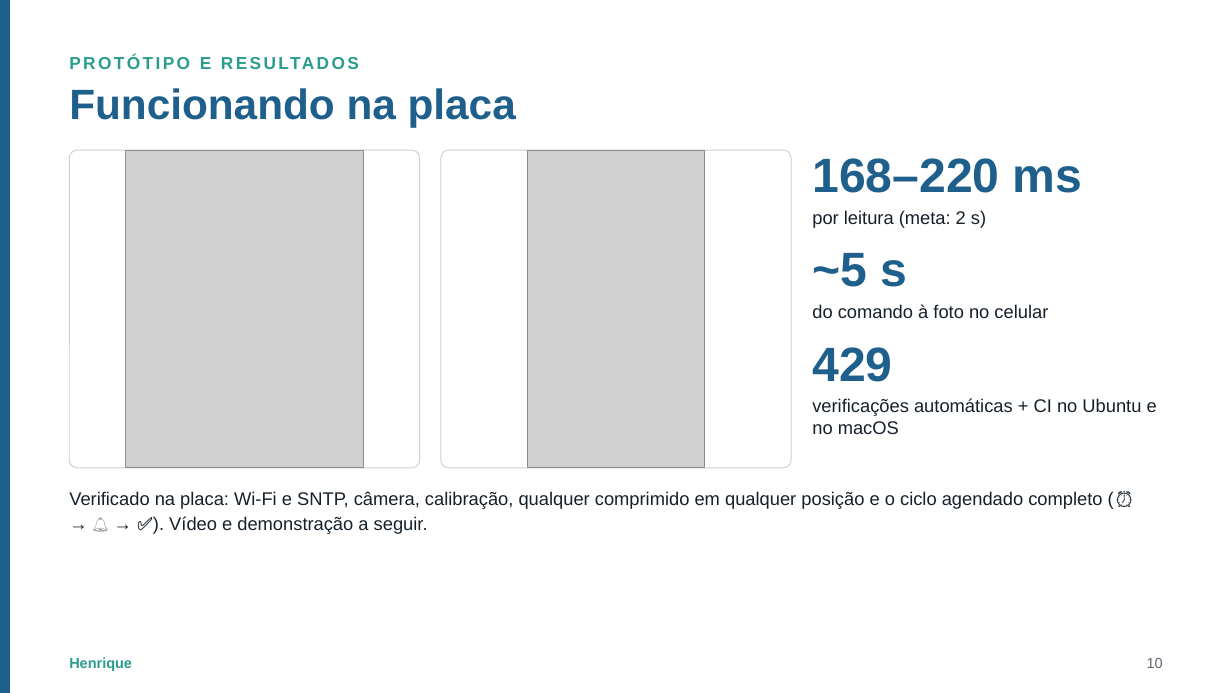
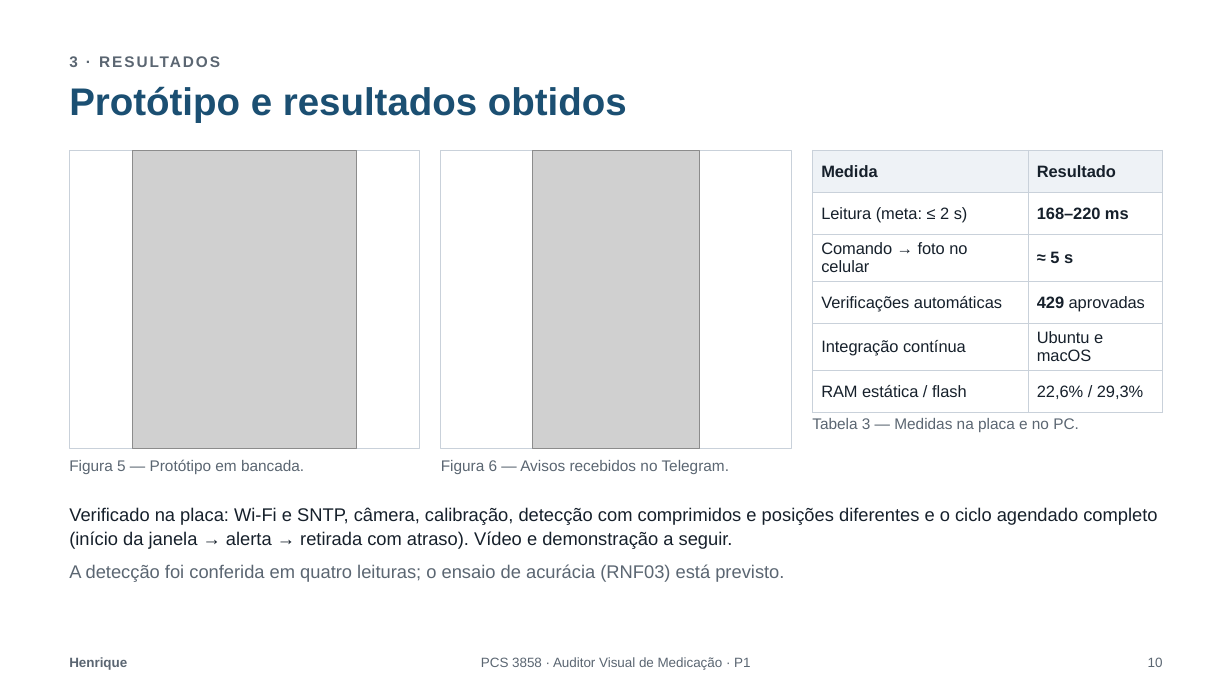
Before and after one commit to MurakamiHenrique/auditor-de-medicacao, a slide deck: slide 10 of Entrega-P1/Apresentacao_P1.pptx. Drawn at 1232x693 pixels with LibreOffice and Linux fonts; fonts in the diff are those of the drawing; grey boxes stand for pictures. Boxes give left, top, right and bottom in pixels: in the first picture for what was removed or moved away, otherwise in the second. Text is boxed around its words. In the diff, an @@ line names an element or a change of style, - is before the commit and + after.

```diff
--- a/Entrega-P1/Apresentacao_P1.pptx
+++ b/Entrega-P1/Apresentacao_P1.pptx
@@ rectangle removed at (x1=0, y1=0, x2=9, y2=693) @@
@@ text at (x1=69, y1=56, x2=78, y2=67): text changed; size 13.5 to 12 pt; text colour #2A9D8F to #5B6672 @@
-PROTÓTIPO E RESULTADOS
+3 · RESULTADOS
@@ title at (x1=69, y1=86, x2=627, y2=123): text changed; size 33 to 30 pt; text colour #1F5F8B to #1B4F72 @@
-Funcionando na placa
+Protótipo e resultados obtidos
@@ rectangle resized from (x1=69, y1=150, x2=420, y2=468) to (x1=69, y1=150, x2=420, y2=448) @@
@@ rectangle at (x1=69, y1=150, x2=420, y2=448): rounded rectangle to rectangle @@
@@ picture resized from (x1=126, y1=150, x2=364, y2=468) to (x1=132, y1=150, x2=356, y2=448) @@
@@ rectangle at (x1=441, y1=150, x2=791, y2=448): rounded rectangle to rectangle @@
@@ rectangle resized from (x1=441, y1=150, x2=791, y2=468) to (x1=441, y1=150, x2=791, y2=448) @@
@@ picture resized from (x1=528, y1=150, x2=705, y2=468) to (x1=533, y1=150, x2=700, y2=448) @@
@@ text removed at (x1=812, y1=158, x2=1083, y2=228) @@
-168–220 ms
-por leitura (meta: 2 s)
@@ table added at (x1=812, y1=150, x2=1163, y2=403), 6 rows, 2 columns @@
+Medida | Resultado
+Leitura (meta: ≤ 2 s) | 168–220 ms
+Comando → foto no celular | ≈ 5 s
+Verificações automáticas | 429 aprovadas
+Integração contínua | Ubuntu e macOS
+RAM estática / flash | 22,6% / 29,3%
@@ text removed at (x1=812, y1=347, x2=1157, y2=434) @@
-429
-verificações automáticas + CI no Ubuntu e no macOS
@@ text added at (x1=812, y1=418, x2=1079, y2=432), 12 pt, text #5B6672 @@
+Tabela 3 — Medidas na placa e no PC.
@@ text added at (x1=69, y1=459, x2=304, y2=474), 12 pt, text #5B6672 @@
+Figura 5 — Protótipo em bancada.
@@ text at (x1=441, y1=460, x2=729, y2=474): text changed; size 14.2 to 12 pt; text colour #16202B to #5B6672 @@
-~5 s
-do comando à foto no celular
+Figura 6 — Avisos recebidos no Telegram.
@@ text at (x1=69, y1=507, x2=1157, y2=582): text changed @@
-Verificado na placa: Wi-Fi e SNTP, câmera, calibração, qualquer comprimido em qualquer posição e o ciclo agendado completo (⏰ → 🔔 → ✅). Vídeo e demonstração a seguir.
+Verificado na placa: Wi-Fi e SNTP, câmera, calibração, detecção com comprimidos e posições diferentes e o ciclo agendado completo (início da janela → alerta → retirada com atraso). Vídeo e demonstração a seguir.
+A detecção foi conferida em quatro leituras; o ensaio de acurácia (RNF03) está previsto.
@@ text "Henrique" at (x1=69, y1=657, x2=127, y2=670): size 11.2 to 10.5 pt, text colour #2A9D8F to #5B6672 @@
@@ text added at (x1=481, y1=657, x2=750, y2=670), 10.5 pt, text #5B6672 @@
+PCS 3858 · Auditor Visual de Medicação · P1
@@ page number at (x1=1148, y1=657, x2=1163, y2=667): size 11.2 to 10.5 pt @@
```
Also in this commit, not shown: 11 other slides changed.
